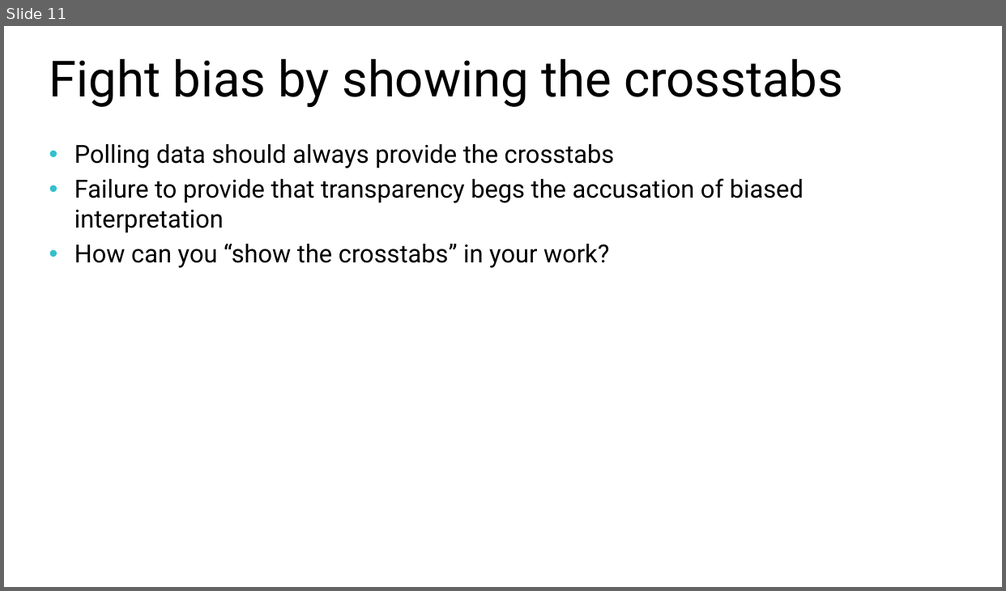
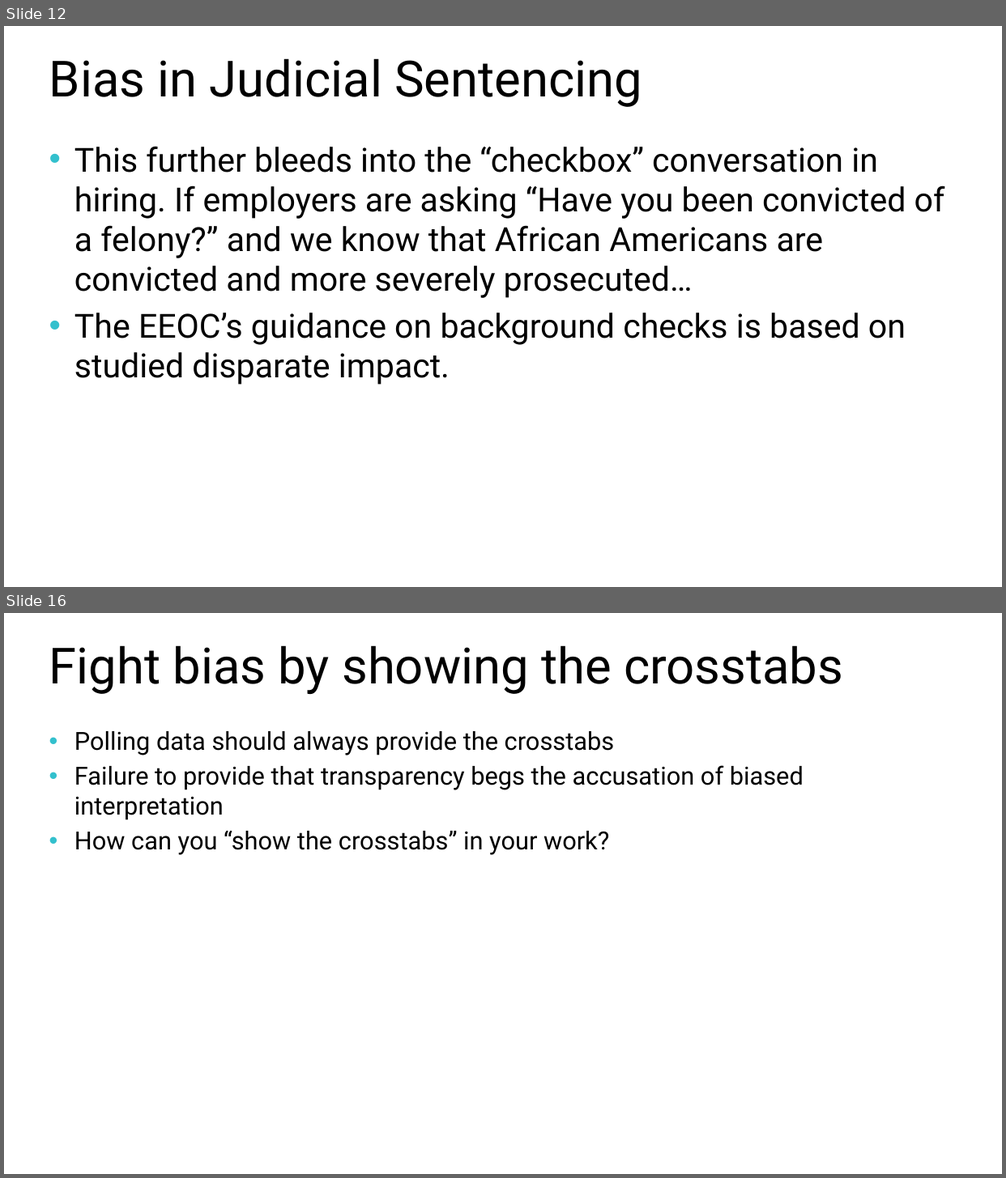
Before and after one commit to williamadba/Public-Presentations, a slide deck: SQLSat Baton Rouge BI 2020/Ethics in Modern Data.pptx. Shown one above the other, each under a label of ours: slide 11 before the commit, slides 12 and 16 after it; the slides between them are not shown. The pictures are 1006x591 and 1006x1178 pixels, drawn with LibreOffice and Linux fonts; fonts in the diff are those of the drawing. Boxes give left, top, right and bottom in pixels: in the first picture for what was removed or moved away, otherwise in the second. Text is boxed around its words. In the diff, an @@ line names an element or a change of style, - is before the commit and + after.

```diff
--- a/SQLSat Baton Rouge BI 2020/Ethics in Modern Data.pptx
+++ b/SQLSat Baton Rouge BI 2020/Ethics in Modern Data.pptx
@@ slide 12 added at box(4, 26, 1002, 587), background #FFFFFF @@
@@ title added at box(49, 58, 642, 107), 36 pt, text #000000 @@
+Bias in Judicial Sentencing
@@ text added at box(74, 146, 945, 385), 24 pt, text #000000 @@
+• This further bleeds into the “checkbox” conversation in hiring. If employers are asking “Have you been convicted of a felony?” and we know that African Americans are convicted and more severely prosecuted…
+• The EEOC’s guidance on background checks is based on studied disparate impact.
@@ what was slide 11 is now slide 16 @@
```
Also in this commit, not shown: 8 slides changed, 12 other slides added.
